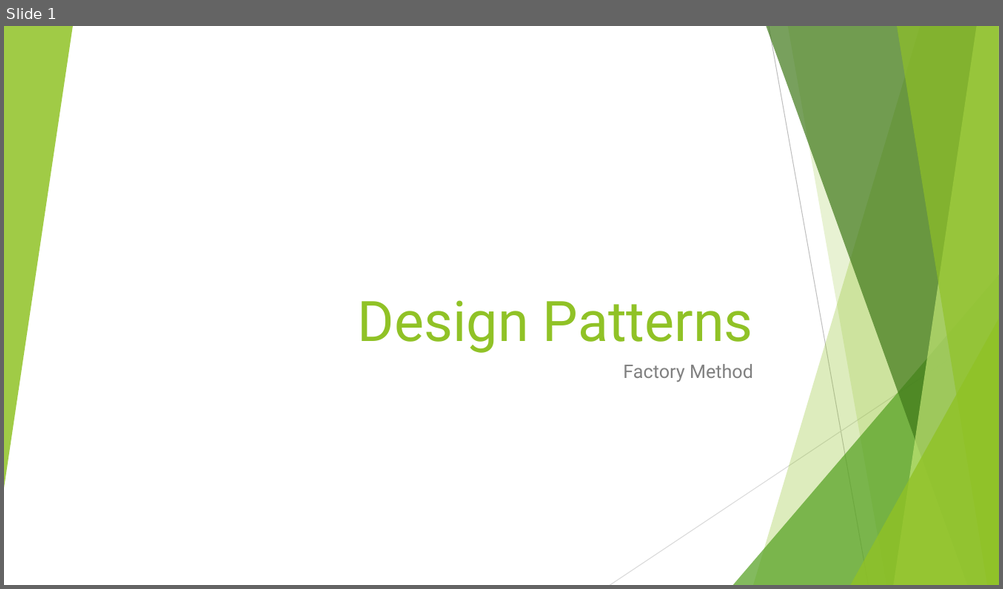
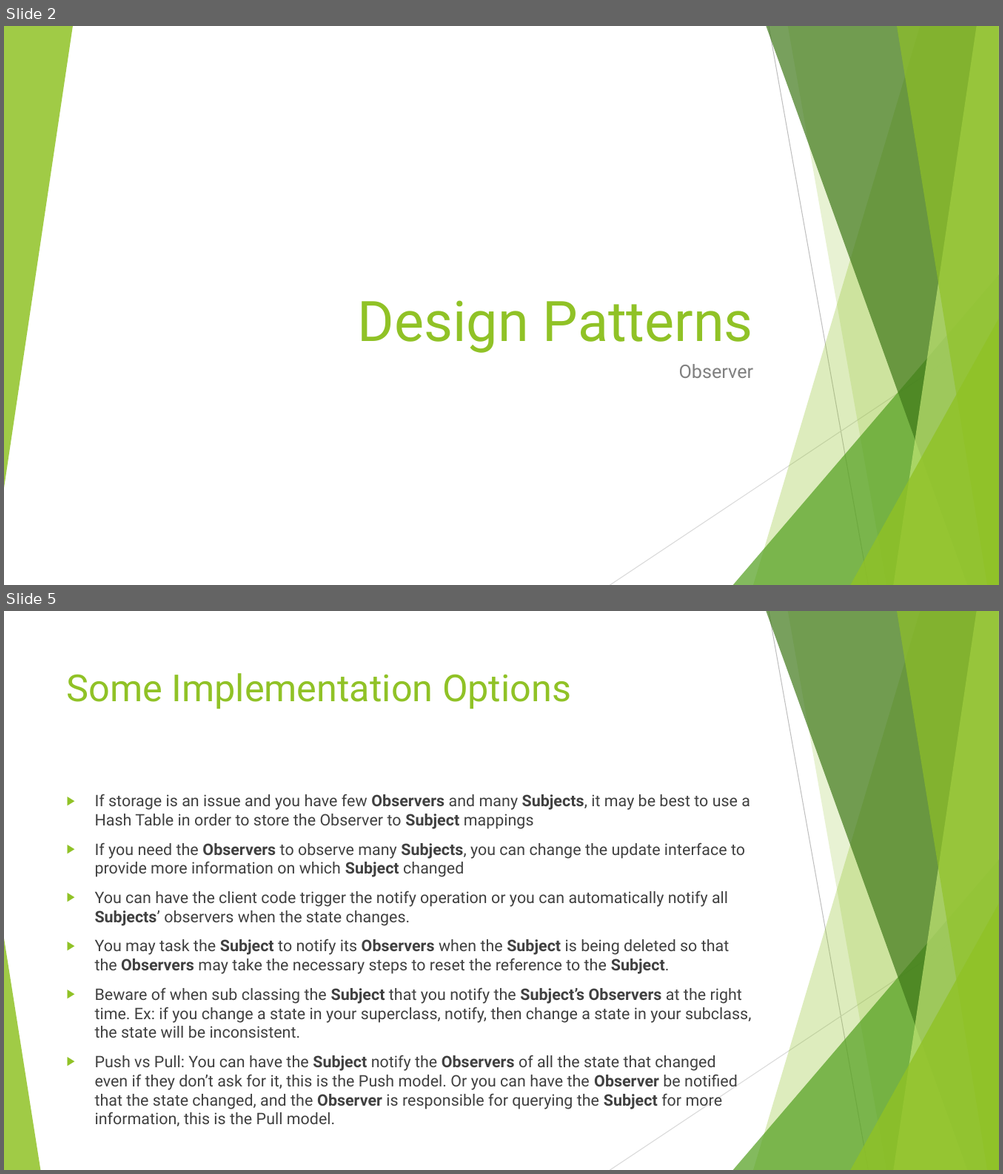
Before and after one commit to cmelende/Design-Patterns, a slide deck: Notes/Powerpoints/Observer.pptx. Shown one above the other, each under a label of ours: slide 1 before the commit, slides 2 and 5 after it; the slides between them are not shown. The pictures are 1003x589 and 1003x1174 pixels, drawn with LibreOffice and Linux fonts; fonts in the diff are those of the drawing. Boxes give left, top, right and bottom in pixels: in the first picture for what was removed or moved away, otherwise in the second. Text is boxed around its words. In the diff, an @@ line names an element or a change of style, - is before the commit and + after.

```diff
--- a/Notes/Powerpoints/Observer.pptx
+++ b/Notes/Powerpoints/Observer.pptx
@@ slide 5 added at bbox=[4, 611, 999, 1170], background #FFFFFF; not listed: 9 template elements that a slide beside it also shows @@
@@ title added at bbox=[67, 673, 571, 709], 36 pt, text #90C226 @@
+Some Implementation Options
@@ text added at bbox=[95, 794, 751, 1110], 15.3 pt, text #404040 @@
+▶ If storage is an issue and you have few Observers and many Subjects, it may be best to use a Hash Table in order to store the Observer to Subject mappings
+▶ If you need the Observers to observe many Subjects, you can change the update interface to provide more information on which Subject changed
+▶ You can have the client code trigger the notify operation or you can automatically notify all Subjects’ observers when the state changes.
+▶ You may task the Subject to notify its Observers when the Subject is being deleted so that the Observers may take the necessary steps to reset the reference to the Subject.
+▶ Beware of when sub classing the Subject that you notify the Subject’s Observers at the right time. Ex: if you change a state in your superclass, notify, then change a state in your subclass, the state will be inconsistent.
+▶ Push vs Pull: You can have the Subject notify the Observers of all the state that changed even if they don’t ask for it, this is the Push model. Or you can have the Observer be notified that the state changed, and the Observer is responsible for querying the Subject for more information, this is the Pull model.
@@ triangle added at bbox=[4, 939, 40, 1170], fill #90C226 at 85% opacity @@
@@ what was slide 1 is now slide 2 @@
@@ slide 2 changed as well @@
@@ subtitle at bbox=[679, 364, 753, 378]: text changed @@
-Factory Method
+Observer
```
Also in this commit, not shown: 2 other slides changed, 1 other slide added, 4 slides removed.
